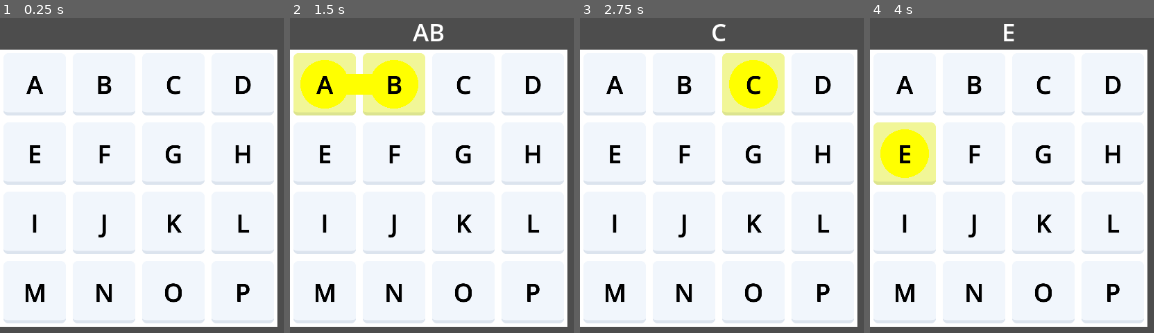
Above: before the commit, frames 1-4 (left to right).
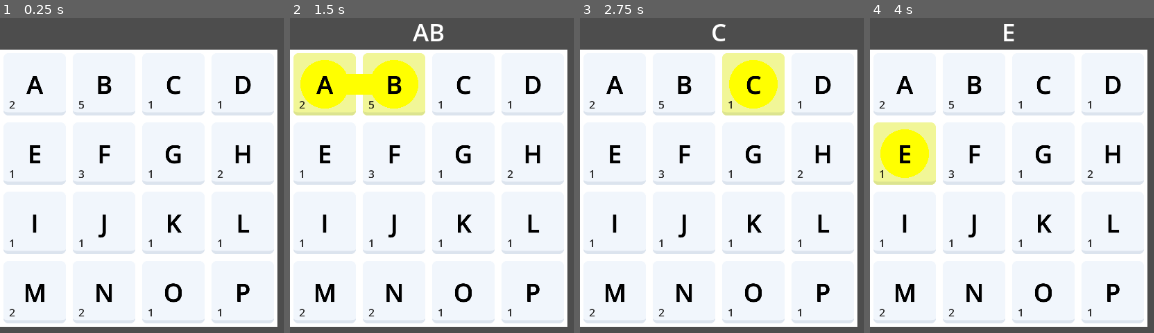
Above: after the commit, the same moments.

Repository: MarcoRizz/quadrati
Game: Godot game, scene res://scenes/main.tscn
Same seed, same stepped clock (60 frames per second), same inputs: the game is played once before the commit and once after it.
Inputs (mouse positions are in pixels of both pictures, inside the frame that each line leads up to):
- Up to frame 1 (0.25 s): no input
- Up to frame 2 (1.5 s): tap Enter at 0.5 s; move the mouse to (324, 84) at 0.52 s; press the mouse at (324, 84) at 0.53 s; tap Space at 1.25 s; move the mouse to (395, 84) at 1.27 s; release the mouse at (395, 84) at 1.28 s; click (395, 84) at 1.35 s
- Up to frame 3 (2.75 s): move the mouse to (753, 84) at 2.02 s; press the mouse at (753, 84) at 2.03 s
- Up to frame 4 (4 s): tap Enter at 2.75 s; move the mouse to (1111, 84) at 2.77 s; release the mouse at (1111, 84) at 2.78 s; click (1111, 84) at 2.85 s; move the mouse to (904, 153) at 3.52 s; press the mouse at (904, 153) at 3.53 s

The runs differ from the first frame. In frame 1, 0.4% of the frame differs, in the area x 3-79%, y 26-95%; in frame 2, 0.4%; in frame 3, 0.4%; in frame 4, 0.4%.

Commit message:
assegnazione words_array delle tile

Diff:
--- a/scenes/tile.tscn
+++ b/scenes/tile.tscn
@@ -39,4 +39,5 @@
 horizontal_alignment = 1
 vertical_alignment = 1
 
+[connection signal="input_event" from="Area2D" to="." method="_on_area_2d_input_event"]
 [connection signal="mouse_entered" from="Area2D" to="." method="_on_area_2d_mouse_entered"]
--- a/scripts/grid.gd
+++ b/scripts/grid.gd
@@ -19,7 +19,7 @@
 
 var attempt = {"letter": [], "xy": []}
 var ready_for_attempt = true
-var number_shown = false
+var number_shown = true
 
 # Called when the node enters the scene tree for the first time.
 func _ready() -> void:
@@ -41,6 +41,9 @@
 		for x in range(grid_size):
 			#assegno le lettere
 			tiles[x][y].get_node("Lettera").text = json_data.today.grid[y][x]
+			for i_parola in json_data.today.grid_links[y][x]:
+				tiles[x][y].words_array.append(json_data.today.words[i_parola])
+			tiles[x][y].words_array_update()
 
 func elaborate_tile_coordinate(grid_vector: Vector2) -> Vector2:
 	return Vector2((tile_size + tile_spacing) * (grid_vector.x + 1.0/2), (tile_size + tile_spacing) * (grid_vector.y + 1.0/2))
--- a/scripts/tile.gd
+++ b/scripts/tile.gd
@@ -6,13 +6,11 @@
 
 @export var grid_x: int = 0
 @export var grid_y: int = 0
-@export var circle_r := 80
-@export var sel_area_reduc_xside := -30 #quanti pixel bisogna entrare nella tile per selezionarla
 
 var selected: bool = false
 var look_forward = Vector2(0, 0)
 
-var words_array #la userò per segnare quante parole possono passare per la singola lettera
+var words_array = [] #la uso per archiviare le parole che possono passare per la tile
 var origin_modulate: Color = modulate
 
 @onready var grid = $"../.."
@@ -25,11 +23,8 @@
 func _process(delta: float) -> void:
 	pass
 
-func _input(event):
-	if event is InputEventMouseButton:
-		if event.is_action_pressed("click") and grid.ready_for_attempt:
-			if get_rect().grow(sel_area_reduc_xside).has_point(get_local_mouse_position()): #todo: sostituire con Area2D click
-				selection_attempt.emit(Vector2(grid_x, grid_y), selected, $Lettera.text)
+func words_array_update() -> void:
+	$Numero.text = str(len(words_array))
 
 func selection_ok() -> void:
 	selected = true
@@ -39,6 +34,7 @@
 	selected = false
 	look_forward = Vector2(0, 0)
 	modulate = origin_modulate
+	words_array_update()
 
 func _on_grid_attempt_result(word_finded: bool, word: String) -> void:
 	#da inserire colore in funzione di result e contatore parole
@@ -47,12 +43,16 @@
 func _on_grid_clear_grid() -> void:
 	remove_selection()
 
-func _on_grid_show_number(show: bool) -> void:
-	if grid.number_shown:
+func _on_grid_show_number(to_show: bool) -> void:
+	if to_show:
 		$Numero.show()
 	else:
 		$Numero.hide()
 
+func _on_area_2d_input_event(viewport: Node, event: InputEvent, shape_idx: int) -> void:
+	if event.is_action_pressed("click") and grid.ready_for_attempt:
+		selection_attempt.emit(Vector2(grid_x, grid_y), selected, $Lettera.text)
+
 func _on_area_2d_mouse_entered() -> void:
 	if Input.is_mouse_button_pressed(MOUSE_BUTTON_LEFT):
 		selection_attempt.emit(Vector2(grid_x, grid_y), selected, $Lettera.text)
